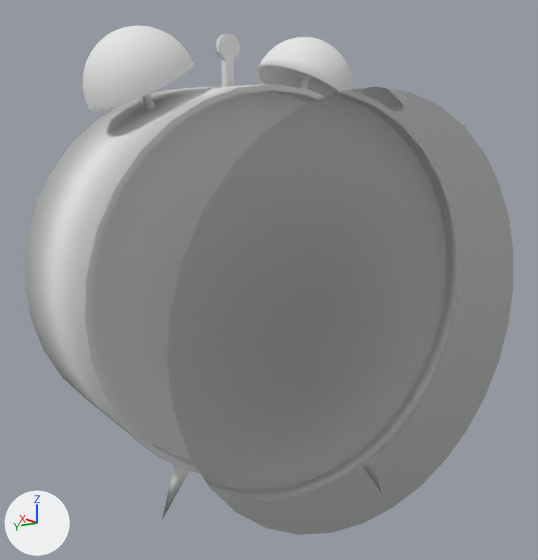
Two versions of the Blender file 01-Models/sl-wecker.blend, one commit apart.
Camera for both pictures: a camera (50 mm lens) standing at (-12.14, 7.64, 6.77) and looking at (-1.15, -0.05, 3.7). The axes (+X, +Y, +Z) are drawn at lower left. The lights are the same throughout.
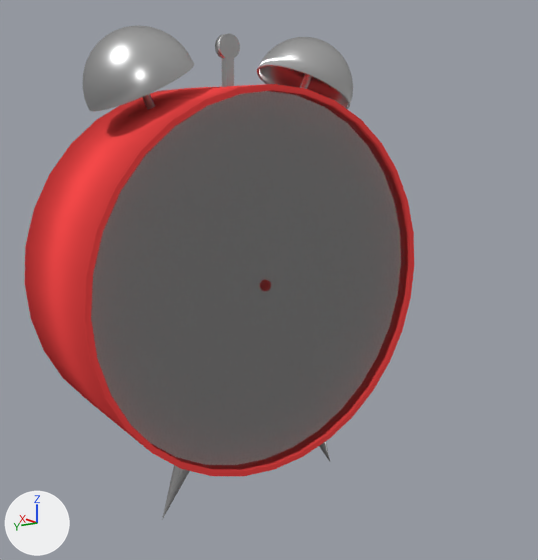
Where the newer file only moved an object's origin or applied its transform, the numbers keep the older frame.

Changed parts and their boxes (x1, y1, x2, y2) in the pictures (538 x 560 px; the box of a moved part takes in the faces that stretch with it):
'Cylinder', reshaped (20% narrower): before (25, 25, 514, 535); after (25, 25, 414, 519)
part 1 of me_cylinder, moved or reshaped: before (167, 87, 514, 535); after (91, 90, 408, 469)
part 2 of me_cylinder, built on: (134, 33, 240, 101) in both
part 3 of me_cylinder, shading changed: (163, 465, 190, 514) in both
part 4 of me_cylinder, recoloured (grey to red): (25, 84, 325, 474) in both
part 5 of me_cylinder, recoloured (white to grey): (83, 25, 353, 112) in both
part 6 of me_cylinder, recoloured: before (91, 91, 309, 459)

Patch to the scene script:
```diff
--- a/01-Models/sl-wecker.blend.py
+++ b/01-Models/sl-wecker.blend.py
@@ mat_farbe @@
+mat_farbe = diffuse_material('farbe')
+mat_farbe.base_color = (1.0, 0.0732, 0.0732)  # red #ff4c4c
@@ mat_ziffernblatt @@
+mat_ziffernblatt = diffuse_material('ziffernblatt')
+mat_ziffernblatt.base_color = (1.0, 1.0, 1.0)  # white #ffffff
@@ mat_metal @@
+mat_metal = bpy.data.materials.new('metal')
+mat_metal.use_nodes = True; mat_metal.node_tree.nodes.clear()
+_N = mat_metal.node_tree.nodes; _L = mat_metal.node_tree.links
+n0 = _N.new('ShaderNodeOutputMaterial'); n0.name = 'Material Output'
+n1 = _N.new('ShaderNodeBsdfAnisotropic'); n1.name = 'Glossy BSDF'
+n1.distribution = 'GGX'
+n1.inputs[0].default_value = (0.604, 0.604, 0.604, 1.0)  # 'Color', light grey #cccccc
+n1.inputs[1].default_value = 0.316  # 'Roughness'
+_L.new(n1.outputs[0], n0.inputs[0])  # 'BSDF' to 'Surface'
@@ me_cylinder @@
 # used by ob_cylinder; location = (0.15, -0.02, 3.59); rotation_euler = (0.0, -1.571, 0.0), in degrees (0, -90, 0); scale = (3.6, 3.6, 1.5)
-me_cylinder.from_pydata(...)  # 1366 vertices, 1287 faces; spans x -1.21..1.27, y -1.0..1.0, z -1.0..2.7
+me_cylinder.from_pydata(...)  # 1372 vertices, 1419 faces; spans x -1.21..1.27, y -1.0..1.0, z -1.0..1.0
+# me_cylinder part 1: the loose piece of 32 vertices spanning x -0.97..0.97, y -0.97..0.97, z 2.7 is moved by (0.0, 0.0, -1.76)
+# me_cylinder part 2
+# 160 faces are deleted
+# 6 vertices are added at (0.98, 0.2, 0.13), (1.0, 0.0, 0.13), (0.98, -0.2, 0.13), (0.98, 0.2, -0.13), (1.0, 0.0, -0.13), (0.98, -0.2, -0.13)
+# 272 new faces join them, mat_metal, smooth
+# 6 new faces join them, mat_farbe (red #ff4d4d), smooth
+# 8 new faces join them, mat_metal
+# 6 new faces join them, mat_farbe (red #ff4d4d)
+# me_cylinder part 3: 100 kept faces spanning x -1.21..0.9, y -0.57..0.57, z -0.09..0.78 are now shaded flat
+# me_cylinder part 4: 132 faces spanning x -1.0..1.0, y -1.0..1.0, z -1.0..1.0 switch from mat_material_001 (white #e7e7e7) to mat_farbe (red #ff4d4d)
+# me_cylinder part 5: 986 faces spanning x -1.21..1.27, y -0.77..0.77, z -0.67..0.67 switch from mat_material_001 (white #e7e7e7) to mat_metal
+# me_cylinder part 6: 32 faces spanning x -0.97..0.97, y -0.97..0.97, z 0.7 switch from mat_material_001 (white #e7e7e7) to mat_ziffernblatt (white #ffffff)
 me_cylinder.materials.append(mat_glass)
```
